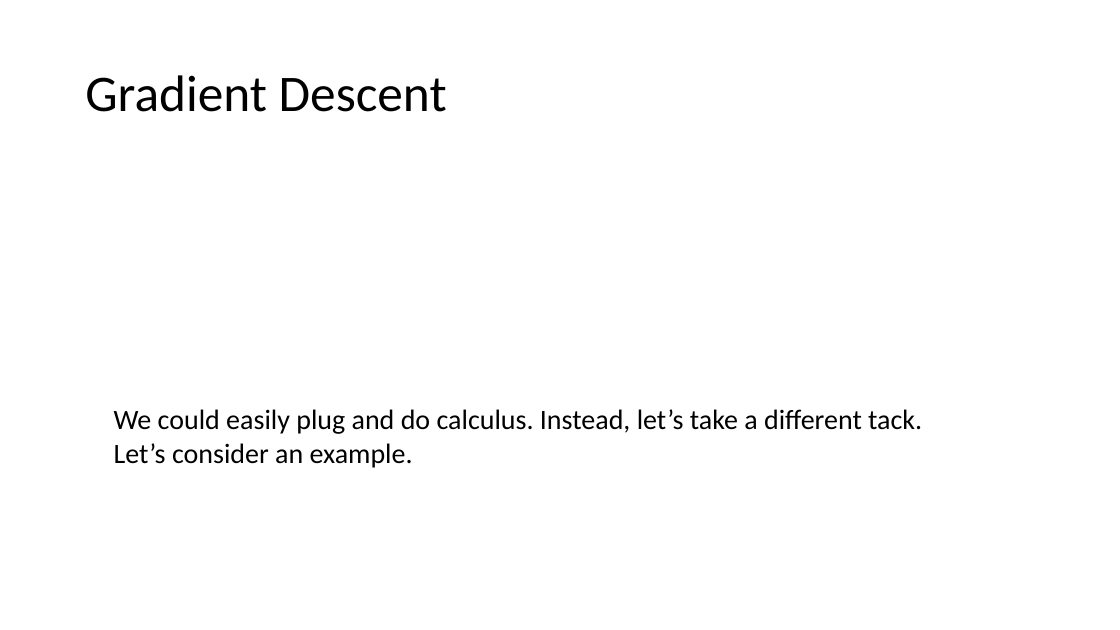
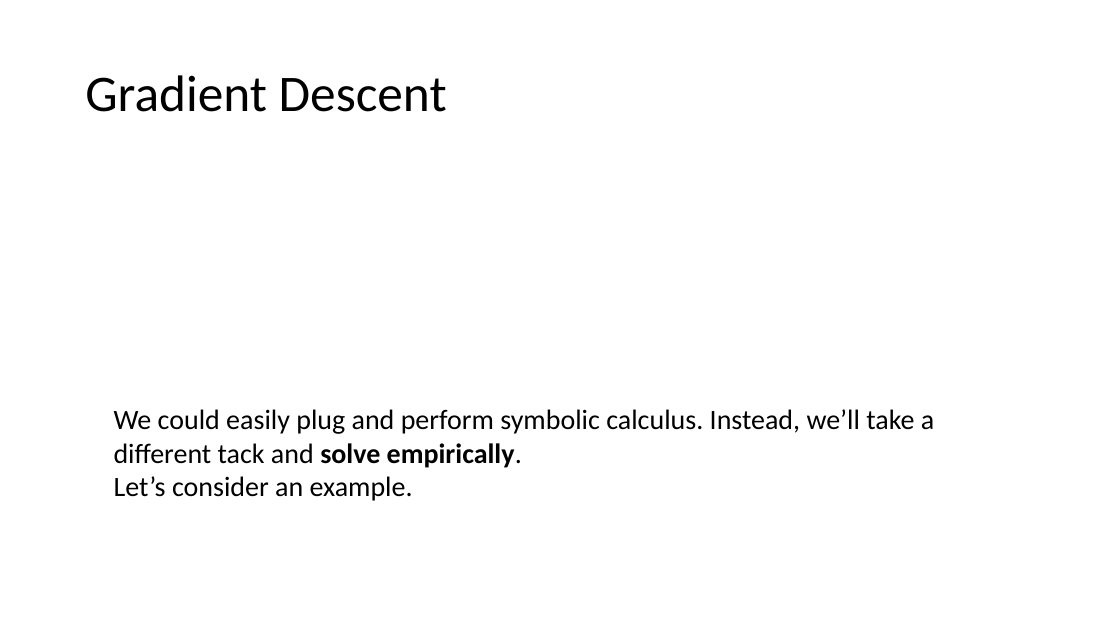
Before and after one commit to snyderjo/Neural-Network-Presentation, a slide deck: slide 10 of secondPart/Neural Networks - pt 2.pptx. Drawn at 1120x630 pixels with LibreOffice and Linux fonts; fonts in the diff are those of the drawing; grey boxes stand for pictures. Boxes give left, top, right and bottom in pixels: in the first picture for what was removed or moved away, otherwise in the second. Text is boxed around its words. In the diff, an @@ line names an element or a change of style, - is before the commit and + after.

```diff
--- a/secondPart/Neural Networks - pt 2.pptx
+++ b/secondPart/Neural Networks - pt 2.pptx
@@ text at (114,409,934,468): text changed @@
-We could easily plug and do calculus. Instead, let’s take a different tack.
+We could easily plug and perform symbolic calculus. Instead, we’ll take a different tack and solve empirically.
```
Also in this commit, not shown: 15 other slides changed, 5 slides added, 4 slides removed, 2 other files.
